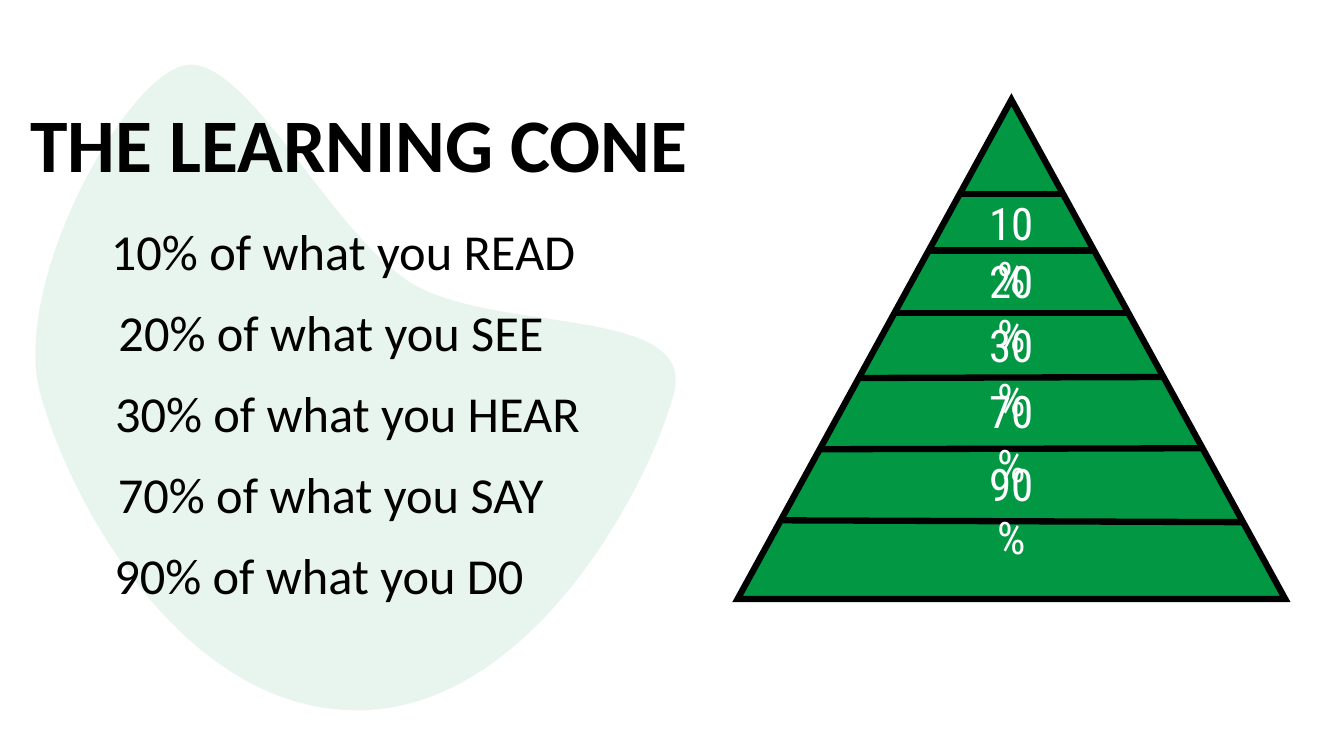
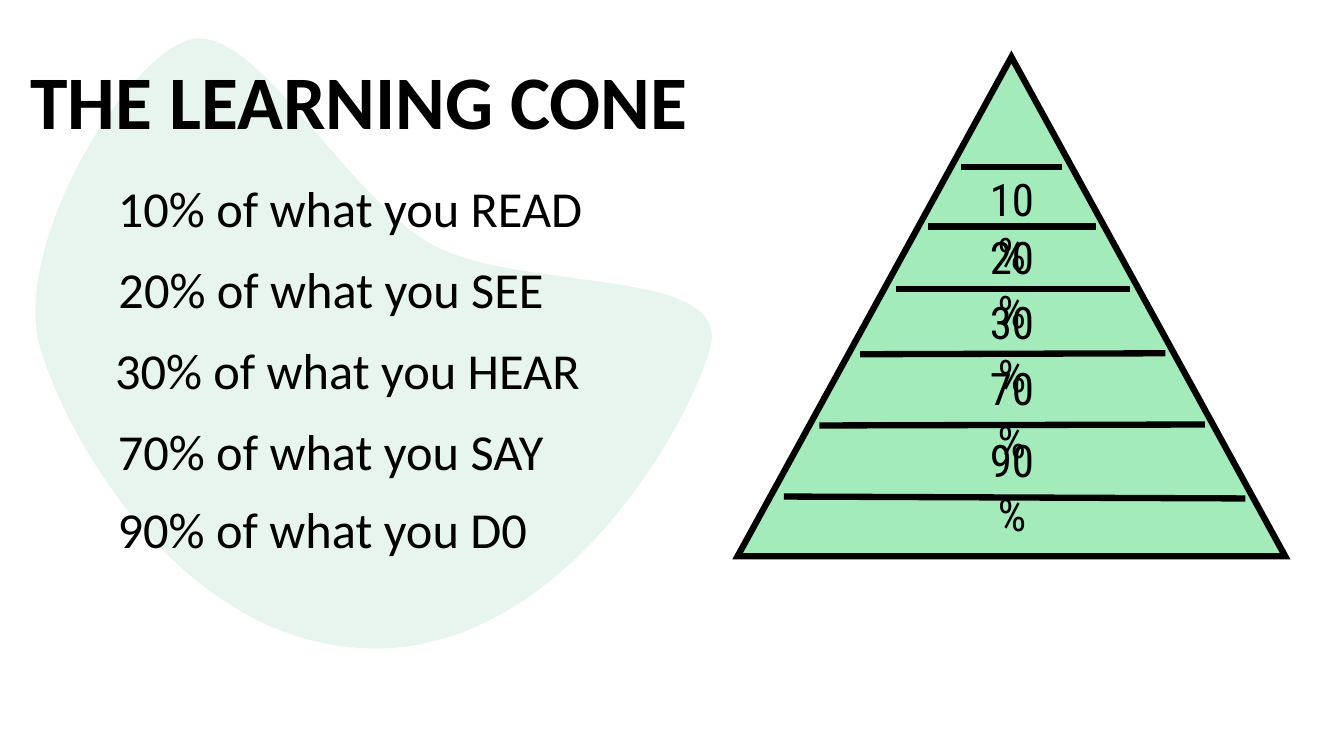
Before and after one commit to The-AS8-organization/The-AS8-Organization.github.io, a slide deck: slide 4 of images/gen.pptx. Drawn at 1344x756 pixels with LibreOffice and Linux fonts; fonts in the diff are those of the drawing. Boxes give left, top, right and bottom in pixels: in the first picture for what was removed or moved away, otherwise in the second. Text is boxed around its words. In the diff, an @@ line names an element or a change of style, - is before the commit and + after.

```diff
--- a/images/gen.pptx
+++ b/images/gen.pptx
@@ freeform shape: place and size @@
-freeform shape at bbox=[35, 65, 676, 710]
+freeform shape at bbox=[35, 38, 712, 648]
@@ 3 texts, 1 triangle: place and size @@
-3 texts, 1 triangle at bbox=[30, 100, 1286, 599]
+3 texts, 1 triangle at bbox=[30, 57, 1286, 557]
@@ triangle at bbox=[738, 57, 1286, 557]: fill #029843 to #A4EBBC @@
@@ text "10% of what you READ": place and size @@
-text "10% of what you READ" at bbox=[111, 235, 576, 279]
+text "10% of what you READ" at bbox=[118, 192, 583, 236]
@@ line moved from (960, 194) - (1062, 194) to (961, 166) - (1063, 166) @@
@@ line removed from (932, 250) to (1096, 250) @@
@@ text "30% of what you HEAR": place and size @@
-text "30% of what you HEAR" at bbox=[115, 397, 580, 440]
+text "30% of what you HEAR" at bbox=[115, 354, 580, 397]
@@ 5 texts, 5 lines: place and size @@
-5 texts, 5 lines at bbox=[783, 207, 1245, 522]
+5 texts, 5 lines at bbox=[784, 183, 1245, 498]
@@ text colour #FFFFFF to #000000, letter outline none to #000000 0 pt in 5 elements at bbox=[990, 363, 1034, 406], bbox=[990, 237, 1034, 275], bbox=[990, 297, 1034, 340], bbox=[990, 183, 1034, 228], bbox=[990, 435, 1034, 478] @@
@@ letter outline none to #000000 0 pt in 6 elements at bbox=[30, 79, 687, 130], bbox=[115, 354, 580, 397], bbox=[118, 435, 544, 478], bbox=[118, 273, 543, 316], bbox=[118, 192, 583, 236], bbox=[118, 513, 526, 556] @@
@@ text "90% of what you D0": place and size @@
-text "90% of what you D0" at bbox=[114, 559, 523, 602]
+text "90% of what you D0" at bbox=[118, 513, 526, 556]
```
Also in this commit, not shown: 1 other slide changed, 5 other files.
